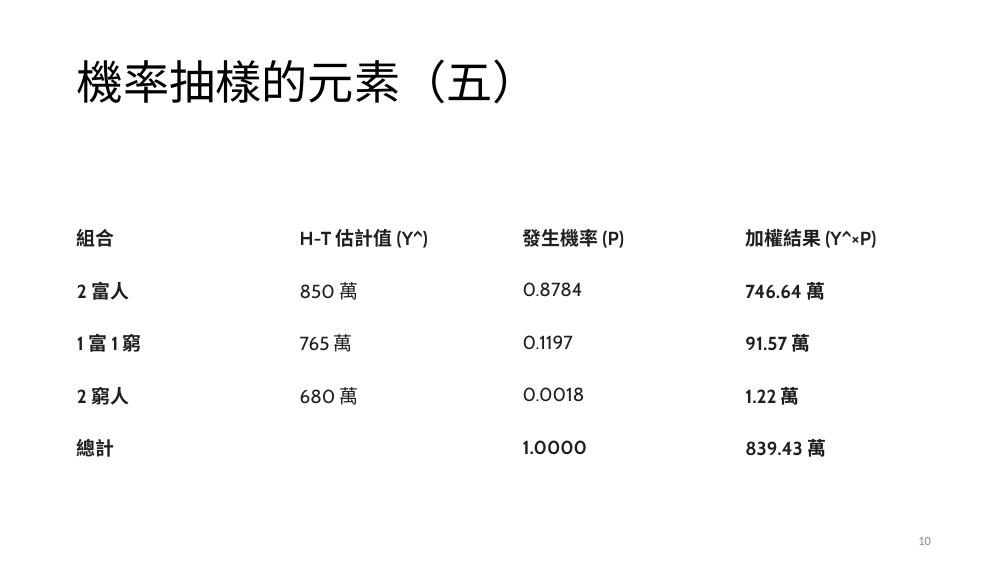
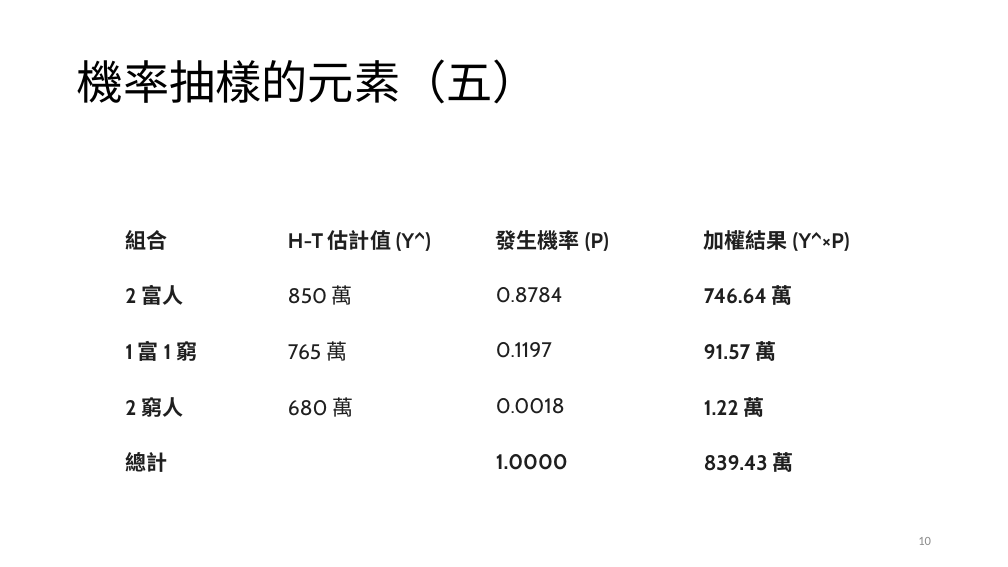
Before and after one commit to TsaiChiahung/PublicOpinion2026, a slide deck: slide 10 of 投影片/民意與調查Week5.pptx. Drawn at 1008x567 pixels with LibreOffice and Linux fonts; fonts in the diff are those of the drawing. Boxes give left, top, right and bottom in pixels: in the first picture for what was removed or moved away, otherwise in the second. Text is boxed around its words. In the diff, an @@ line names an element or a change of style, - is before the commit and + after.

```diff
--- a/投影片/民意與調查Week5.pptx
+++ b/投影片/民意與調查Week5.pptx
@@ table at (118,211,884,480) @@
@@ size 18 to 20 pt @@
@@ table: place and size @@
-table at (70,211,940,461)
+table at (118,211,884,480)
```
Also in this commit, not shown: 2 other slides changed, 1 slide added, 6 slides removed.
